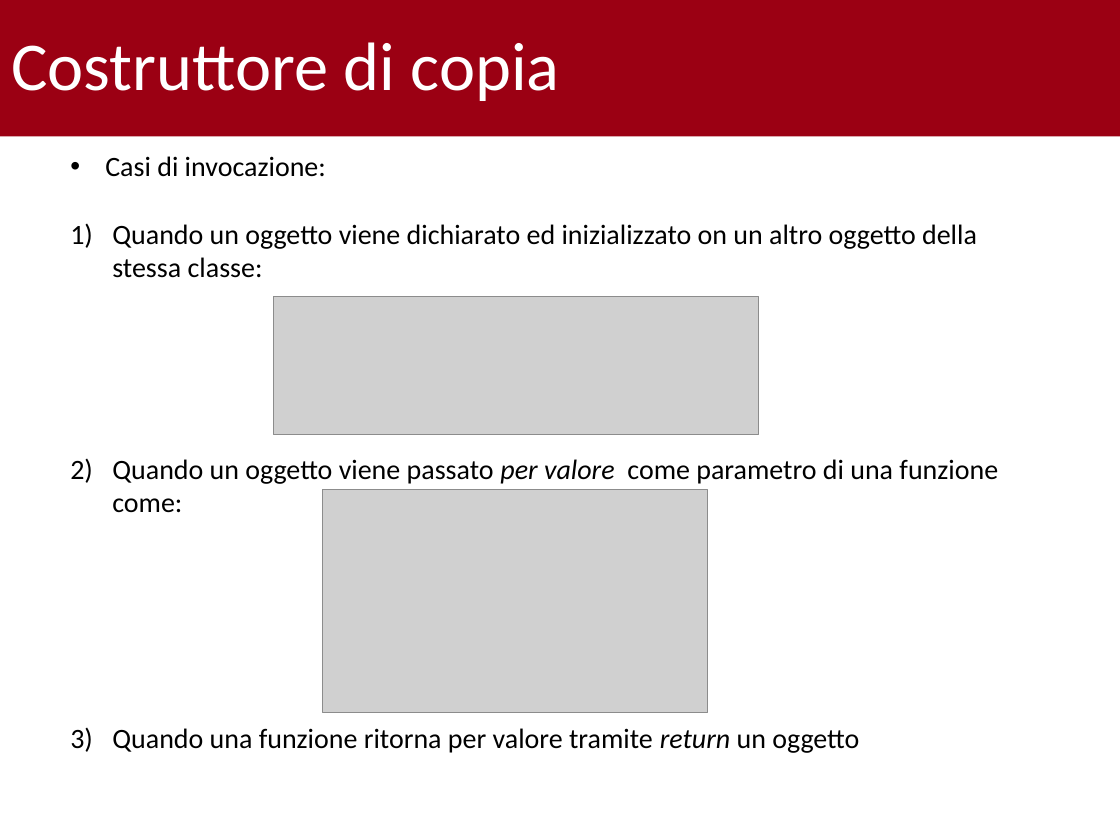
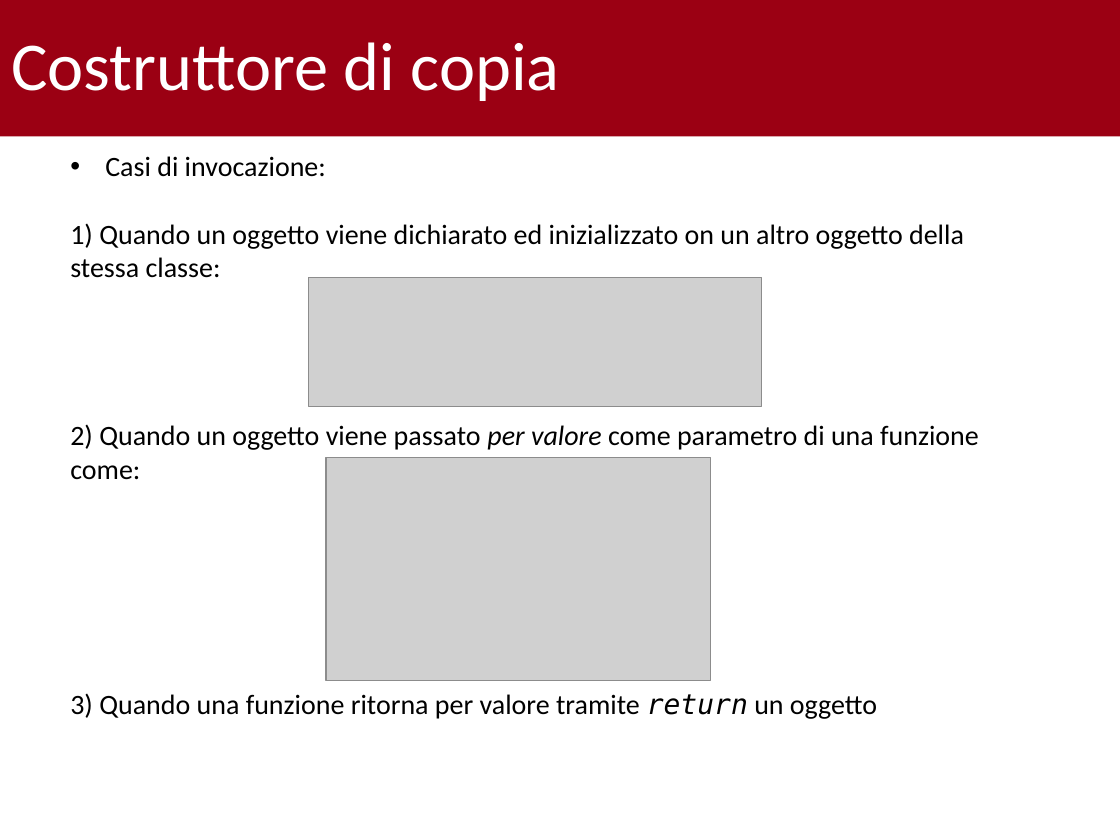
Before and after one commit to gabrielrovesti/Teaching-And-Tutoring, a slide deck: slide 22 of UniPD/P2 - Semestre 1/25-10/Tutorato 1.pptx (slide 19 before the commit). Drawn at 1120x840 pixels with LibreOffice and Linux fonts; fonts in the diff are those of the drawing; grey boxes stand for pictures; background and template pictures are left out. Boxes give left, top, right and bottom in pixels: in the first picture for what was removed or moved away, otherwise in the second. Text is boxed around its words. In the diff, an @@ line names an element or a change of style, - is before the commit and + after.

```diff
--- a/UniPD/P2 - Semestre 1/25-10/Tutorato 1.pptx
+++ b/UniPD/P2 - Semestre 1/25-10/Tutorato 1.pptx
@@ text at <box>70,223,979,719</box>: text changed @@
-1) Quando un oggetto viene dichiarato ed inizializzato on un altro oggetto della stessa classe:
-2) Quando un oggetto viene passato per valore come parametro di una funzione come:
-3) Quando una funzione ritorna per valore tramite return un oggetto
+1) Quando un oggetto viene dichiarato ed inizializzato on un altro oggetto della stessa classe:
+2) Quando un oggetto viene passato per valore come parametro di una funzione come:
+3) Quando una funzione ritorna per valore tramite return un oggetto
@@ picture: place and size @@
-picture at <box>273,297,758,435</box>
+picture at <box>308,278,762,407</box>
@@ picture: place and size @@
-picture at <box>323,489,708,712</box>
+picture at <box>326,457,711,680</box>
```
Also in this commit, not shown: 16 other slides changed, 6 slides added, 19 other files.
